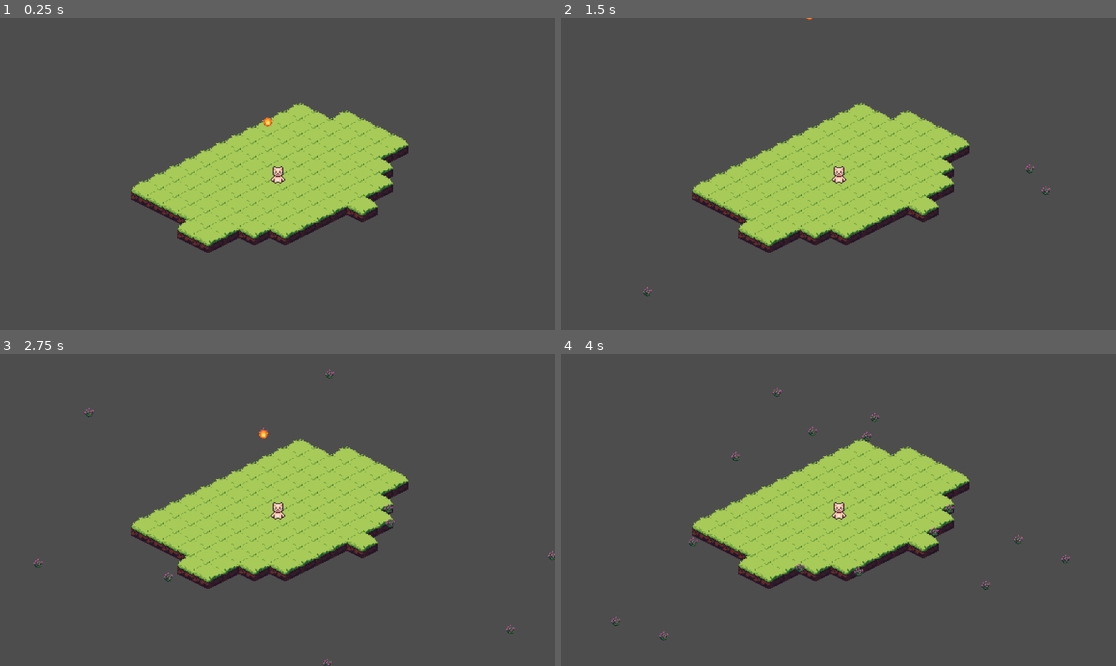
Above: before the commit, frames 1-4 (two rows, left to right).
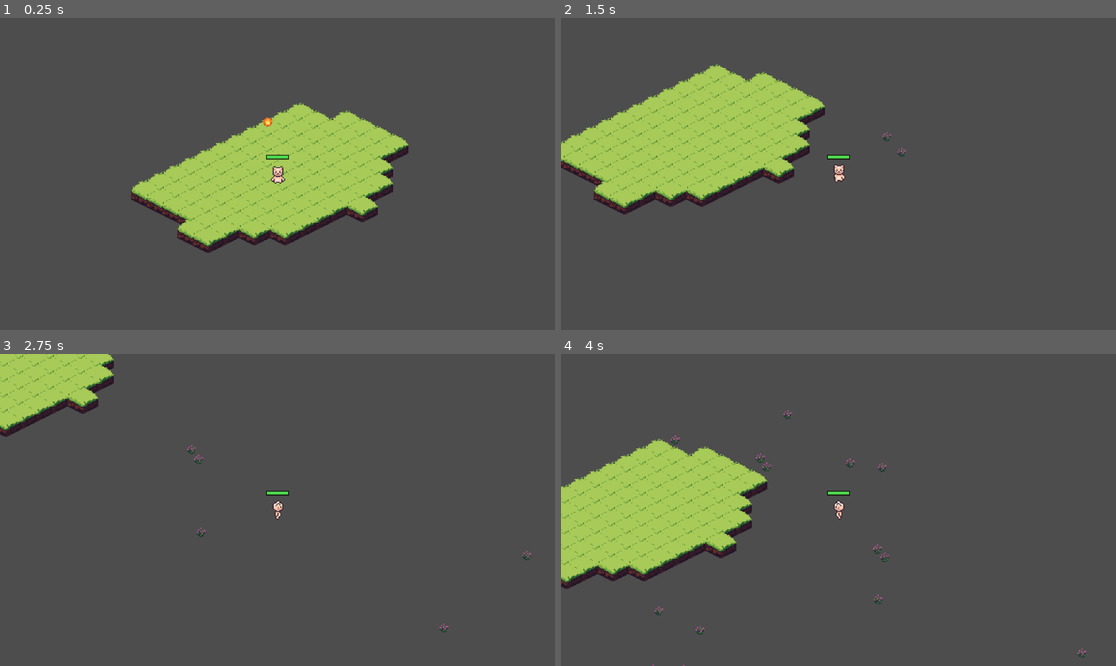
Above: after the commit, the same moments.

Repository: YSakalli/Someting-survival
Game: Godot game, scene res://nasiptevarsa/node_2d.tscn
Same seed, same stepped clock (60 frames per second), same inputs: the game is played once before the commit and once after it.
Inputs:
- Up to frame 1 (0.25 s): no input
- Up to frame 2 (1.5 s): tap Enter at 0.5 s; hold D 0.53-1.28 s; hold S from 1.28 s (still down)
- Up to frame 3 (2.75 s): release S at 2.03 s; hold D from 2.03 s (still down)
- Up to frame 4 (4 s): release D at 2.78 s; hold W 2.78-3.53 s; hold A from 3.53 s (still down)

The runs differ from the first frame. In frame 1, less than 0.1% of the frame differs, in the area x 47-53%, y 43-46%; in frame 2, 26%, in the area x 0-89%, y 0-90%; in frame 3, 19%; in frame 4, 25%.

Commit message:
WASD hareketi, hasar titremesi, upgrade salla ve HP bar ekle
- Player ok tuslarinin yaninda WASD ile de hareket edebiliyor
- Hasar alindiginda kamera kisa sureli titriyor (shake)
- Upgrade secildiginde kamera yumusak salinim yapiyor (sway)
- Player'in ustunde HP yuzdesine gore yesil/sari/kirmizi olan kucuk bir can bari cizildi

Co-Authored-By: Claude Opus 4.7 <noreply@anthropic.com>

Diff:
--- a/Player/Player.tscn
+++ b/Player/Player.tscn
@@ -42,21 +42,59 @@
 var wood_bounce_count = 1
 
 @onready var anim = $AnimationPlayer
+@onready var camera = $Camera2D
+
+# Kamera efektleri
+var shake_amount: float = 0.0
+var shake_decay: float = 25.0
+var sway_amount: float = 0.0
+var sway_decay: float = 6.0
+var sway_time: float = 0.0
+var sway_speed: float = 14.0
 
 func _ready():
 	add_to_group(\"player\")
 	current_hp = max_hp
+	queue_redraw()
+
+func _draw():
+	var bar_width = 22.0
+	var bar_height = 3.0
+	var bar_y = -18.0
+	var x = -bar_width * 0.5
+	draw_rect(Rect2(x - 1, bar_y - 1, bar_width + 2, bar_height + 2), Color(0, 0, 0, 0.8), true)
+	var pct = 0.0
+	if max_hp > 0:
+		pct = clamp(current_hp / max_hp, 0.0, 1.0)
+	var fill_color = Color(0.3, 0.85, 0.3, 1.0)
+	if pct <= 0.25:
+		fill_color = Color(0.9, 0.2, 0.2, 1.0)
+	elif pct <= 0.5:
+		fill_color = Color(0.95, 0.75, 0.2, 1.0)
+	draw_rect(Rect2(x, bar_y, bar_width * pct, bar_height), fill_color, true)
 
 func _physics_process(_delta):
 	_handle_movement()
 	_handle_shooting(_delta)
 	_handle_water(_delta)
+	_update_camera_effects(_delta)
 
 func _handle_movement():
 	var input = Vector2(
 		Input.get_action_strength(\"ui_right\") - Input.get_action_strength(\"ui_left\"),
 		Input.get_action_strength(\"ui_down\") - Input.get_action_strength(\"ui_up\")
 	)
+	# WASD desteği
+	if Input.is_key_pressed(KEY_D):
+		input.x += 1.0
+	if Input.is_key_pressed(KEY_A):
+		input.x -= 1.0
+	if Input.is_key_pressed(KEY_S):
+		input.y += 1.0
+	if Input.is_key_pressed(KEY_W):
+		input.y -= 1.0
+	input.x = clamp(input.x, -1.0, 1.0)
+	input.y = clamp(input.y, -1.0, 1.0)
 	if input == Vector2.ZERO:
 		velocity = Vector2.ZERO
 		anim.play(\"idle\")
@@ -64,6 +102,27 @@
 	velocity = input.normalized() * speed
 	move_and_slide()
 	_play_animation(input)
+
+func _update_camera_effects(delta):
+	if camera == null:
+		return
+	var offset = Vector2.ZERO
+	if shake_amount > 0.0:
+		shake_amount = max(0.0, shake_amount - shake_decay * delta)
+		offset += Vector2(randf_range(-shake_amount, shake_amount), randf_range(-shake_amount, shake_amount))
+	if sway_amount > 0.0:
+		sway_amount = max(0.0, sway_amount - sway_decay * delta)
+		sway_time += delta
+		offset.x += sin(sway_time * sway_speed) * sway_amount
+		offset.y += cos(sway_time * sway_speed * 0.5) * sway_amount * 0.3
+	camera.offset = offset
+
+func shake_screen(amount: float):
+	shake_amount = max(shake_amount, amount)
+
+func sway_screen(amount: float):
+	sway_amount = max(sway_amount, amount)
+	sway_time = 0.0
 
 func _handle_shooting(delta):
 	shoot_timer -= delta
@@ -156,6 +215,8 @@
 func take_damage(amount: float):
 	current_hp -= amount
 	current_hp = clamp(current_hp, 0, max_hp)
+	shake_screen(10.0)
+	queue_redraw()
 	if current_hp <= 0:
 		_die()
 
@@ -175,6 +236,7 @@
 func upgrade_max_hp(amount: float):
 	max_hp += amount
 	current_hp += amount
+	queue_redraw()
 
 func upgrade_double_shot(_value: float):
 	double_shot = true
--- a/nasiptevarsa/node_2d.tscn
+++ b/nasiptevarsa/node_2d.tscn
@@ -611,6 +611,8 @@
 	if player == null:
 		return
 	player.call(skill[\"action\"], skill[\"value\"])
+	if player.has_method(\"sway_screen\"):
+		player.sway_screen(18.0)
 	get_tree().paused = false
 	visible = false
 "
